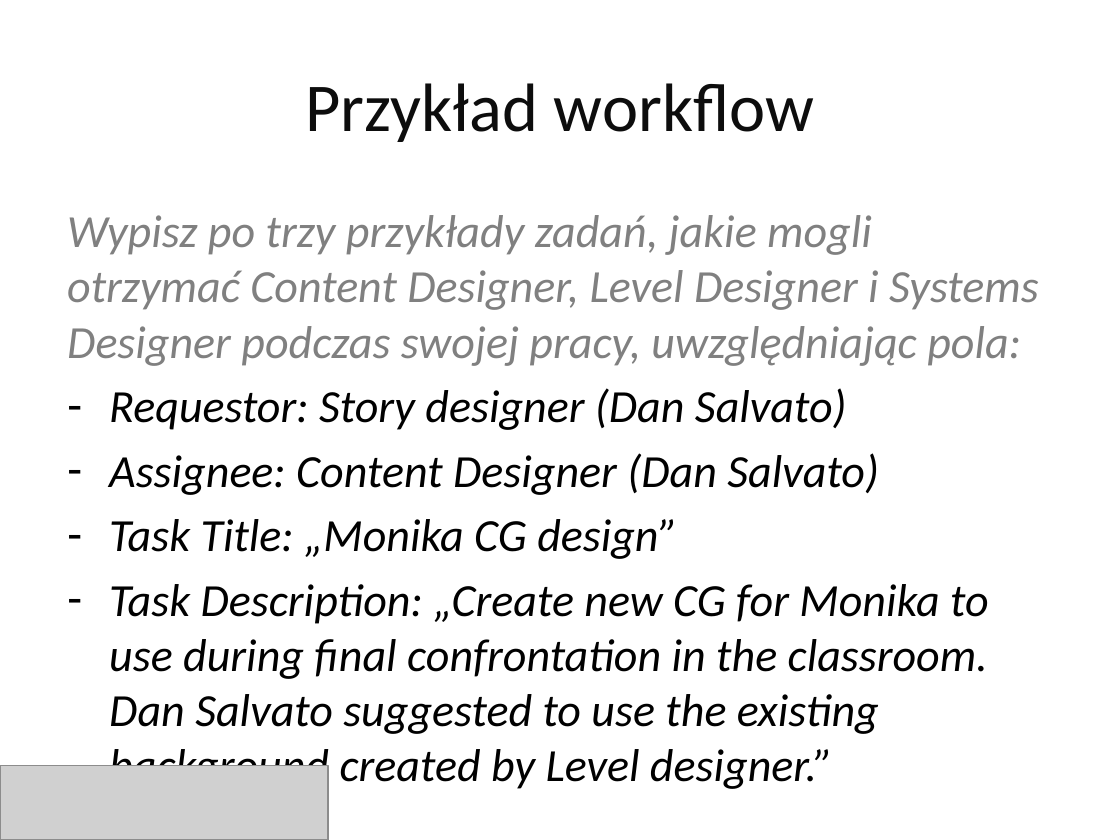
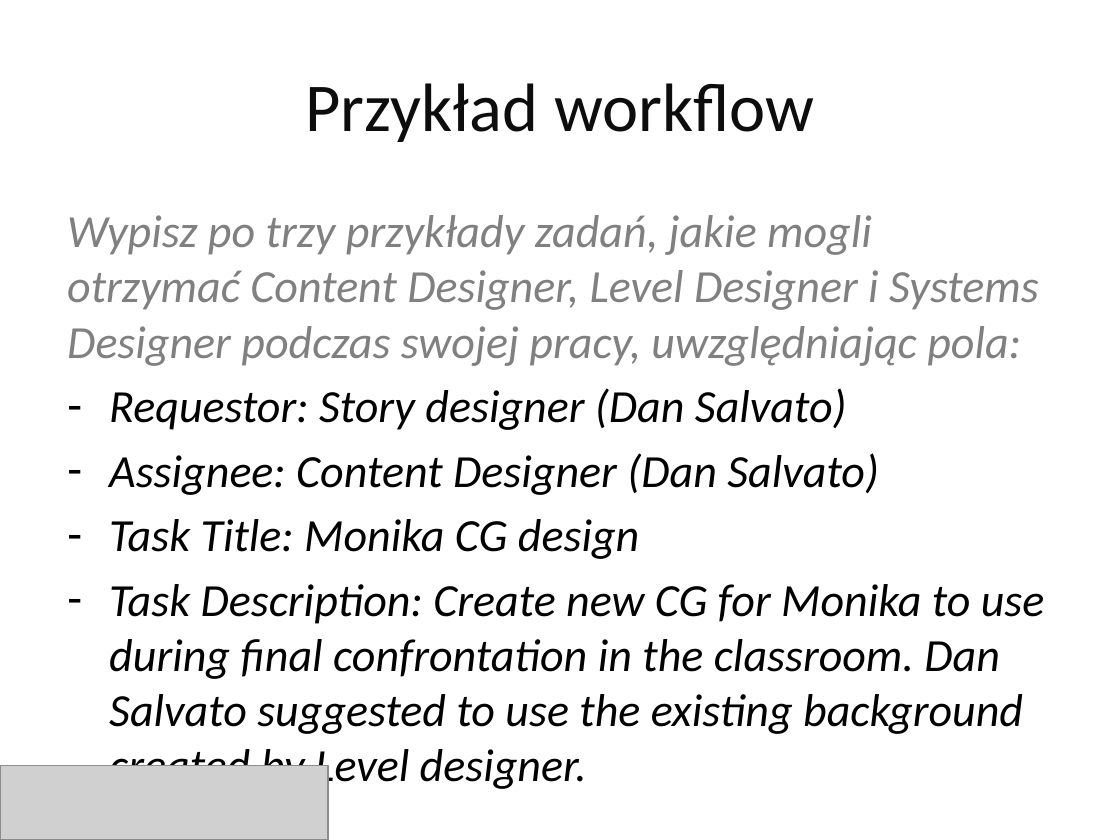
Before and after one commit to baatochan/UniversityStuff, a slide deck: slide 33 of s9/projektowanie-gier-komputerowych-2/rozkladanie-gry/Formatka rozkładania gry (2019) - grupowa.pptx. Drawn at 1120x840 pixels with LibreOffice and Linux fonts; fonts in the diff are those of the drawing; grey boxes stand for pictures. Boxes give left, top, right and bottom in pixels: in the first picture for what was removed or moved away, otherwise in the second. Text is boxed around its words. In the diff, an @@ line names an element or a change of style, - is before the commit and + after.

Commit message:
Update slides with game analysis with 2 missing slides
player journey
description of part of the story

also some typo fixed and speelcheck improved

```diff
--- a/s9/projektowanie-gier-komputerowych-2/rozkladanie-gry/Formatka rozkładania gry (2019) - grupowa.pptx
+++ b/s9/projektowanie-gier-komputerowych-2/rozkladanie-gry/Formatka rozkładania gry (2019) - grupowa.pptx
@@ text at [109,519,1045,766]: text changed @@
-– Task Title: „Monika CG design”
-– Task Description: „Create new CG for Monika to use during final confrontation in the classroom. Dan Salvato suggested to use the existing background created by Level designer.”
+– Task Title: Monika CG design
+– Task Description: Create new CG for Monika to use during final confrontation in the classroom. Dan Salvato suggested to use the existing background created by Level designer.
```
Also in this commit, not shown: 4 other slides changed.
